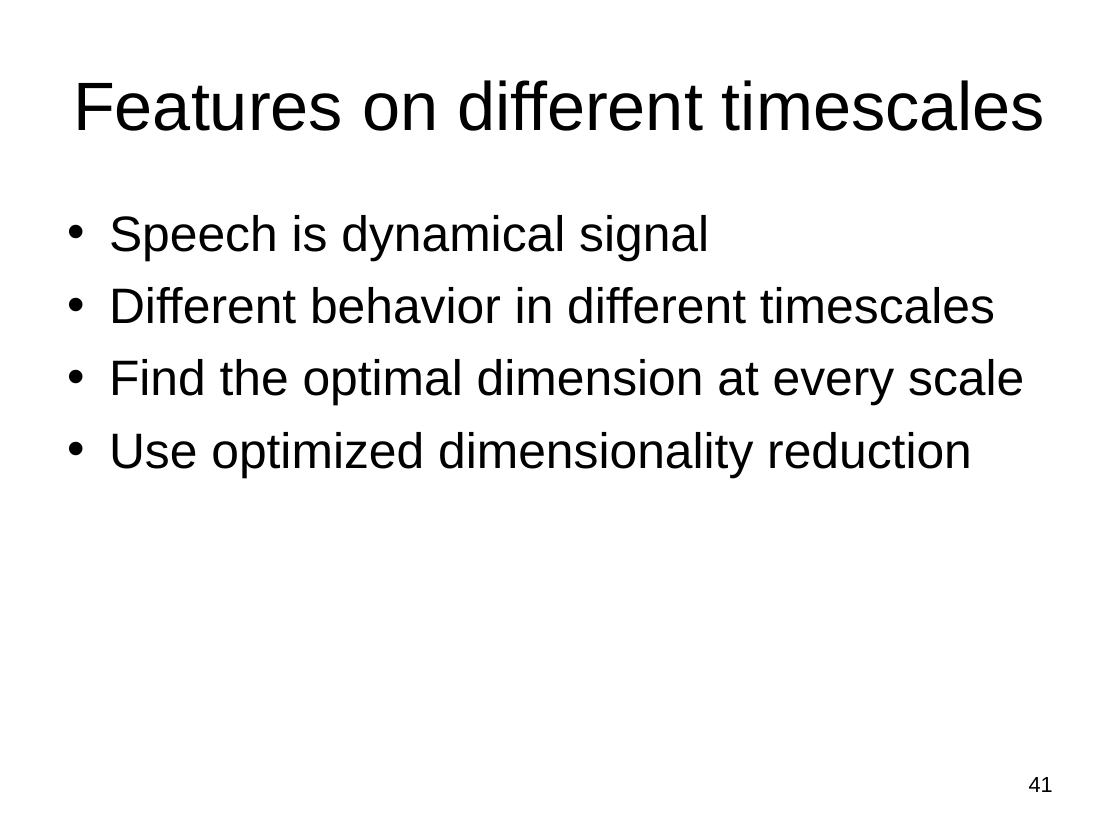
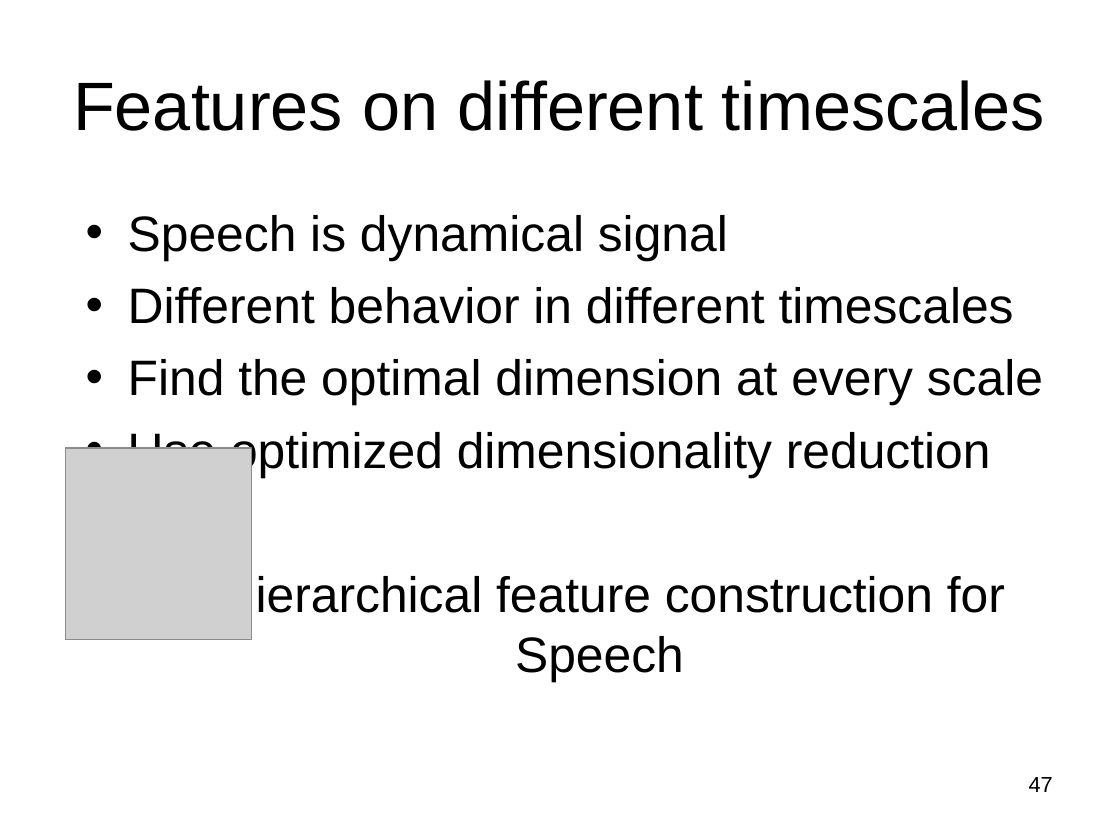
Before and after one commit to subailong/mlpack, a slide deck: slide 47 of fastlib/u/nvasil/docs/proposal/proposal.ppt (slide 41 before the commit). Drawn at 1120x840 pixels with LibreOffice and Linux fonts; fonts in the diff are those of the drawing; grey boxes stand for pictures. Boxes give left, top, right and bottom in pixels: in the first picture for what was removed or moved away, otherwise in the second. Text is boxed around its words. In the diff, an @@ line names an element or a change of style, - is before the commit and + after.

```diff
--- a/fastlib/u/nvasil/docs/proposal/proposal.ppt
+++ b/fastlib/u/nvasil/docs/proposal/proposal.ppt
@@ text "Speech is dynamical signal": place and size @@
-text "Speech is dynamical signal" at [109, 215, 1024, 478]
+text "Speech is dynamical signal" at [128, 215, 1043, 682]
@@ picture added at [65, 448, 251, 640] @@
@@ text at [220, 572, 1005, 682]: paragraph added @@
+Hierarchical feature construction for Speech
@@ page number at [1029, 777, 1053, 792]: text changed @@
-41
+47
```
Also in this commit, not shown: 23 other slides changed, 8 slides added, 2 slides removed, 2 other files.
